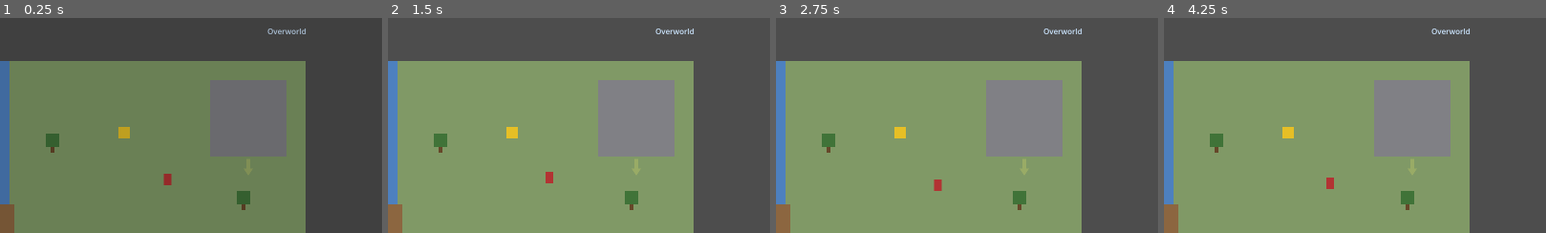
Above: before the commit, frames 1-4 (left to right).
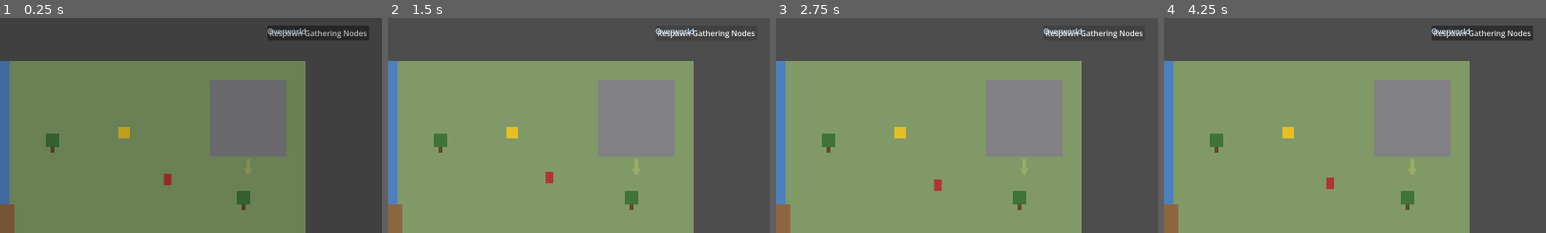
Above: after the commit, the same moments.

Repository: djkipyaboy/bunnies
Game: Godot game, scene res://world/overworld_demo.tscn
Two runs of this game, one before a commit and one after it. Both use one fixed random seed, a clock stepped at 60 frames per second and the inputs below. This scene is started directly instead of the project's main scene.
Inputs (mouse positions are % of the whole screen's width and height, from its top left):
- Up to frame 1 (0.25 s): no input
- Up to frame 2 (1.5 s): click (92, 4) at 0.5 s, where only the run after the commit has a clickable "Respawn Gathering Nodes"; click (92, 4) at 1.25 s, where only the run after the commit has a clickable "Respawn Gathering Nodes"
- Up to frame 3 (2.75 s): click (92, 4) at 2 s, where only the run after the commit has a clickable "Respawn Gathering Nodes"
- Up to frame 4 (4.25 s): move the mouse to (72, 45) at 2.77 s; hold D (move_right) 2.78-3.5 s; hold E (interact) 2.78-3.5 s; click (72, 45) at 2.92 s; tap Enter at 3.5 s; drag from (30, 55) to (82, 34) at 3.52 s
The pictures show only the part of the screen within x 50-100%, y 0-50%; the shares and areas given below are measured in that part.

The runs differ from the first frame. In frame 1, 1.4% of the frame differs, in the area x 70-97%, y 3-11%; in frame 2, 0.4%; in frame 3, 0.4%; in frame 4, 1.5%.

Commit message:
feat(world): add Respawn Gathering Nodes debug button

Diff:
--- /dev/null
+++ b/tests/test_overworld_demo_respawn_gathering_nodes.gd
@@ -0,0 +1,43 @@
+# tests/test_overworld_demo_respawn_gathering_nodes.gd
+extends SceneTree
+
+## Headless test for the "Respawn Gathering Nodes" debug button (2026-08-10 quest-system-and-tutorial
+## design §12) — mirrors tests/test_overworld_demo_gathering_content.gd's real-scene-instance technique.
+
+var _failures: int = 0
+func _check(c: bool, l: String) -> void:
+	if c: print("  ok: ", l)
+	else: _failures += 1; push_error("FAIL: " + l); print("  FAIL: ", l)
+
+func _initialize() -> void:
+	var combat_handoff: Node = get_root().get_node("CombatHandoff")
+	combat_handoff.defeated_encounter_ids = [] as Array[StringName]
+	combat_handoff.event_log_entries = [] as Array[Dictionary]
+
+	var scene: PackedScene = load("res://world/overworld_demo.tscn")
+	var demo: OverworldDemo = scene.instantiate()
+	get_root().add_child(demo)
+	await process_frame
+	await process_frame
+
+	var berries: GatheringNode = demo.get_node("World/WildBerries")
+	_check(berries != null, "WildBerries exists before defeat")
+	berries.interact()
+	await process_frame
+	demo._foraging_panel.advance_spin_for_test(ForagingPanel.SPIN_DURATION_SECONDS + 0.05)
+	demo._foraging_panel.press_bank_for_test()
+	await process_frame
+	_check(combat_handoff.is_defeated(&"WildBerries"), "WildBerries is defeated after banking")
+	_check(demo.get_node_or_null("World/WildBerries") == null, "WildBerries removed itself from the tree once defeated")
+
+	demo.press_respawn_gathering_nodes_for_test()
+	await process_frame
+	_check(not combat_handoff.is_defeated(&"WildBerries"), "respawn clears WildBerries' defeated flag")
+	var respawned: GatheringNode = demo.get_node_or_null("World/WildBerries")
+	_check(respawned != null, "respawn re-creates WildBerries in the tree")
+	_check(respawned != berries, "the respawned node is a fresh instance, not the freed original")
+
+	_check(demo.get_node_or_null("World/WildBerries2") != null, "respawn leaves an already-alive node (WildBerries2) in place")
+
+	print(("RESPAWN GATHERING NODES TEST PASSED" if _failures == 0 else "RESPAWN GATHERING NODES TEST FAILED: %d" % _failures))
+	quit(_failures)
--- a/world/combat_handoff.gd
+++ b/world/combat_handoff.gd
@@ -132,6 +132,13 @@
 func is_defeated(encounter_id: StringName) -> bool:
 	return defeated_encounter_ids.has(encounter_id)
 
+## Debug-only escape hatch (Plan 3, "Respawn Gathering Nodes") — every OTHER caller of
+## defeated_encounter_ids only ever appends via mark_defeated(); this is the sole removal path,
+## used exclusively by that debug button so playtesters can re-test gathering minigames without
+## relaunching the executable.
+func unmark_defeated(encounter_id: StringName) -> void:
+	defeated_encounter_ids.erase(encounter_id)
+
 func mark_gate_unlocked(gate_id: StringName) -> void:
 	if not unlocked_gate_ids.has(gate_id):
 		unlocked_gate_ids.append(gate_id)
--- a/world/overworld_demo.gd
+++ b/world/overworld_demo.gd
@@ -46,6 +46,7 @@
 var _foraging_panel: ForagingPanel
 var _fishing_panel: FishingPanel
 var _event_log_panel: EventLogPanel
+var _respawn_gathering_button: Button
 
 var _pc_combatant: Combatant
 var _companions: Array = []
@@ -341,6 +342,17 @@
 	_pickup_debug_label.add_theme_color_override("font_color", Color(1.0, 0.95, 0.4))
 	ui.add_child(_pickup_debug_label)
 
+	# "Respawn Gathering Nodes" debug button (2026-08-10 quest-system-and-tutorial design §12) —
+	# same "permanent visible debug aid" precedent as town_demo.gd's "Test: Hollow Warden Fight" /
+	# "Level Up to Endgame" buttons, but a plain standalone Button on this scene's own UI layer
+	# since overworld_demo has no AdventuringBoardPanel of its own to host it in.
+	_respawn_gathering_button = Button.new()
+	_respawn_gathering_button.text = "Respawn Gathering Nodes"
+	_respawn_gathering_button.position = Vector2(1360, 16)
+	_respawn_gathering_button.tooltip_text = "Debug: re-place Foraging/Fishing nodes so playtesters can re-test those minigames without relaunching."
+	_respawn_gathering_button.pressed.connect(_on_respawn_gathering_nodes_pressed)
+	ui.add_child(_respawn_gathering_button)
+
 	# Playtest-found gap (2026-07-18): Amber only ever showed on the InventoryMenuPanel's Stats
 	# tab, which the player didn't notice — a persistent, always-visible readout is more legible
 	# than a value hidden behind a panel toggle. Refreshed every _process() tick (below).
@@ -462,9 +474,29 @@
 	wanderer.dialogue_requested.connect(_on_dialogue_requested.bind(wanderer))
 	_world.add_child(wanderer)
 
-	# Environmental gathering nodes (design-bible 27-crafting.md §11, player direction 2026-07-12) —
-	# basic one-shot interactables for this playtest, no mini-game reel yet. Positions chosen clear
-	# of every tree/mountain/village/river collider and the other placed NPCs above.
+	_place_gathering_nodes()
+
+	# Slay-the-Spire-style "?" random encounter (player direction 2026-07-12) — one authored
+	# example (bandit_ambush) for this playtest. Positioned clear of every collider/other NPC.
+	if not _handoff().is_defeated(&"BanditAmbush"):
+		var encounter_node := RandomEncounterNode.new()
+		encounter_node.name = "BanditAmbush"
+		encounter_node.encounter_id = &"bandit_ambush"
+		encounter_node.global_position = Vector2(1000, 600)
+		encounter_node.encounter_triggered.connect(_on_encounter_triggered)
+		_world.add_child(encounter_node)
+
+## Extracted from _build_npcs() (Plan 3) so the "Respawn Gathering Nodes" debug button can re-run
+## placement on demand without duplicating existing live nodes. Frees the 4 known gathering-node
+## names first (harmless no-op if a given node was never defeated/never existed), THEN re-creates
+## whichever ones aren't is_defeated() — same guard each node already used inline.
+func _place_gathering_nodes() -> void:
+	for existing_name in ["WildBerries", "WildBerries2", "FishingSpot", "FishingSpot2"]:
+		var existing: Node = _world.get_node_or_null(existing_name)
+		if existing != null:
+			_world.remove_child(existing)
+			existing.queue_free()
+
 	if not _handoff().is_defeated(&"WildBerries"):
 		var berries := GatheringNode.new()
 		berries.name = "WildBerries"
@@ -491,10 +523,6 @@
 		fish.fishing_requested.connect(_on_fishing_requested)
 		_world.add_child(fish)
 
-	# A second Foraging node and a second Fishing node (2026-08-02 gathering-playtest-fixes spec
-	# section 5, player-requested for better playtesting) -- positions verified clear of every
-	# collider/NPC in this file (trees/river/mountain/village/enemies/pickups/other gathering
-	# nodes) by direct inspection before being placed.
 	if not _handoff().is_defeated(&"WildBerries2"):
 		var berries2 := GatheringNode.new()
 		berries2.name = "WildBerries2"
@@ -520,16 +548,6 @@
 		fish2.global_position = Vector2(680, 500)
 		fish2.fishing_requested.connect(_on_fishing_requested)
 		_world.add_child(fish2)
-
-	# Slay-the-Spire-style "?" random encounter (player direction 2026-07-12) — one authored
-	# example (bandit_ambush) for this playtest. Positioned clear of every collider/other NPC.
-	if not _handoff().is_defeated(&"BanditAmbush"):
-		var encounter_node := RandomEncounterNode.new()
-		encounter_node.name = "BanditAmbush"
-		encounter_node.encounter_id = &"bandit_ambush"
-		encounter_node.global_position = Vector2(1000, 600)
-		encounter_node.encounter_triggered.connect(_on_encounter_triggered)
-		_world.add_child(encounter_node)
 
 ## Places one OverworldEnemy with the given [param enemy_ids] roster, skipping placement if
 ## already marked defeated. Factored out (2026-07-12) once ferret/stoat joined the rat as real
@@ -819,3 +837,12 @@
 	# an encounter (queue_free() is deferred, so the target is still "live" for this frame).
 	if target != null and not target.auto_trigger:
 		target.interact()
+
+func _on_respawn_gathering_nodes_pressed() -> void:
+	for encounter_id: StringName in [&"WildBerries", &"WildBerries2", &"FishingSpot", &"FishingSpot2"]:
+		_handoff().unmark_defeated(encounter_id)
+	_place_gathering_nodes()
+	_handoff().log_event("Debug: respawned gathering nodes", _handoff().CATEGORY_CRAFTING)
+
+func press_respawn_gathering_nodes_for_test() -> void:
+	_respawn_gathering_button.pressed.emit()
